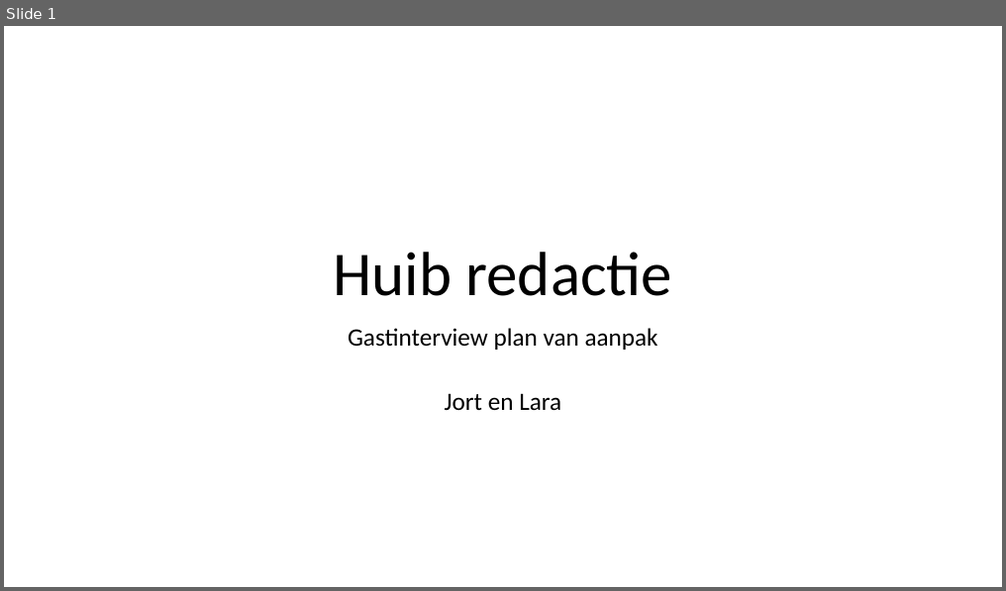
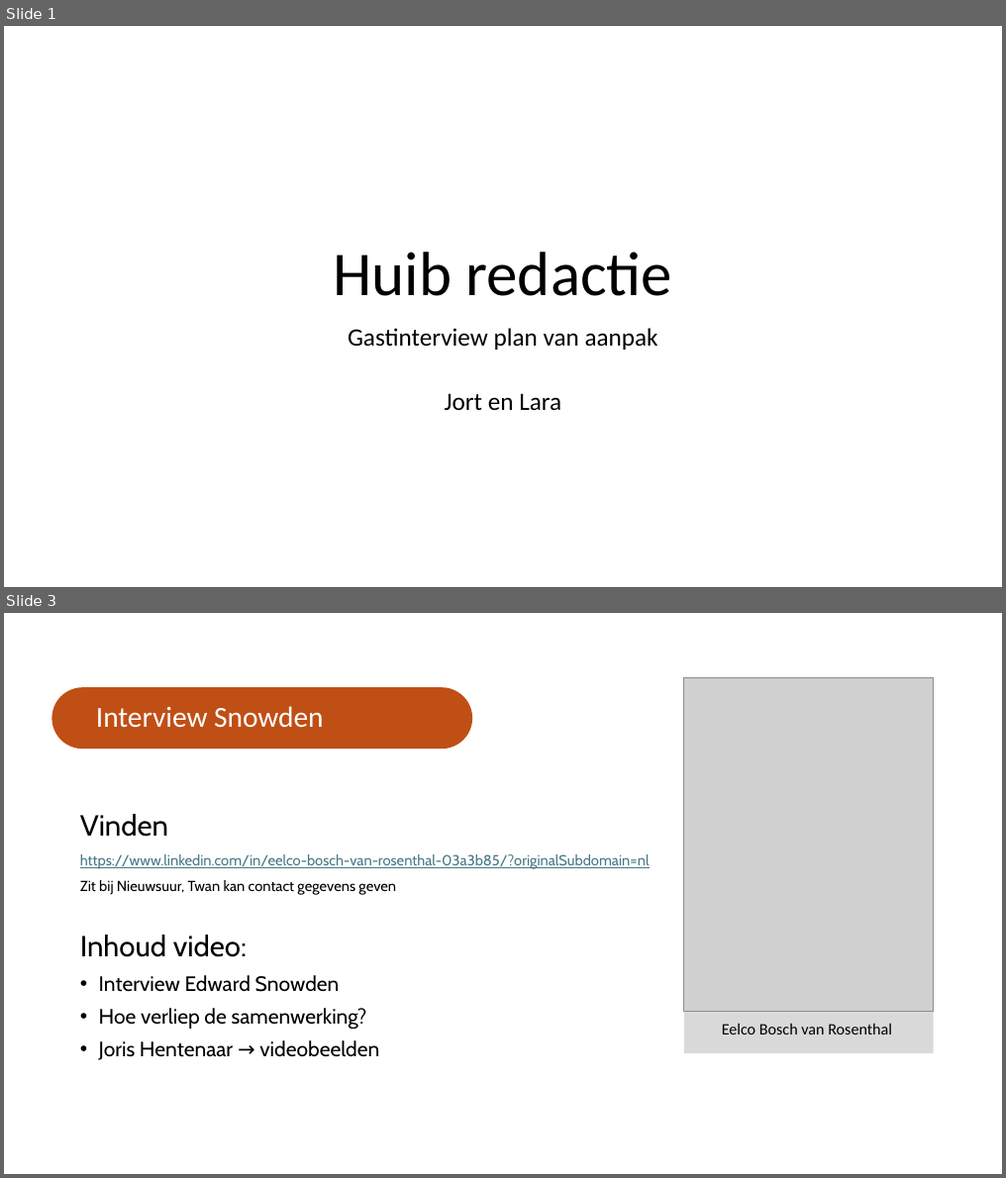
Before and after one commit to JortSiemes/JNM-Premaster, a slide deck: Vakken Y2/Crossmediale onderzoeksweken/Huib Modderkolk/Huib redactie.pptx. Shown one above the other, each under a label of ours: slide 1 before the commit, slides 1 and 3 after it; the slides between them are not shown. The pictures are 1006x591 and 1006x1178 pixels, drawn with LibreOffice and Linux fonts; fonts in the diff are those of the drawing; grey boxes stand for pictures. Boxes give left, top, right and bottom in pixels: in the first picture for what was removed or moved away, otherwise in the second. Text is boxed around its words. In the diff, an @@ line names an element or a change of style, - is before the commit and + after.

```diff
--- a/Vakken Y2/Crossmediale onderzoeksweken/Huib Modderkolk/Huib redactie.pptx
+++ b/Vakken Y2/Crossmediale onderzoeksweken/Huib Modderkolk/Huib redactie.pptx
@@ slide 3 added at box(4, 613, 1002, 1174), background #FFFFFF @@
@@ rounded rectangle added at box(52, 687, 472, 749), fill #C04F15 @@
@@ picture added at box(684, 678, 934, 1012) @@
@@ text added at box(96, 706, 323, 728), 28 pt, text #FFFFFF @@
+Interview Snowden
@@ picture added at box(684, 762, 934, 1012) @@
@@ text added at box(80, 814, 649, 1060), 14 pt, text #000000 @@
+Vinden
+https://www.linkedin.com/in/eelco-bosch-van-rosenthal-03a3b85/?originalSubdomain=nl
+Zit bij Nieuwsuur, Twan kan contact gegevens geven
+Inhoud video:
+• Interview Edward Snowden
+• Hoe verliep de samenwerking?
+• Joris Hentenaar → videobeelden
@@ rectangle added at box(684, 1012, 934, 1054), fill #D9D9D9 @@
@@ text added at box(722, 1023, 892, 1035), 15.4 pt, text #000000 @@
+Eelco Bosch van Rosenthal
```
Also in this commit, not shown: 1 slide changed, 2 other slides added, 3 other files.
